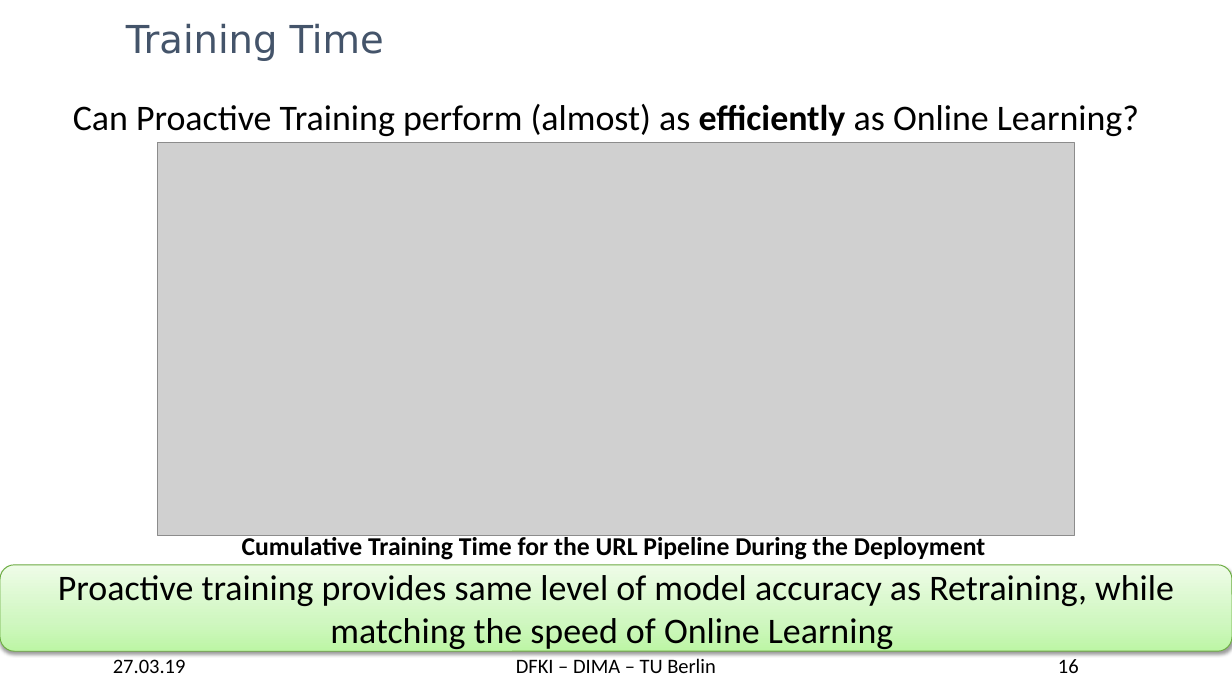
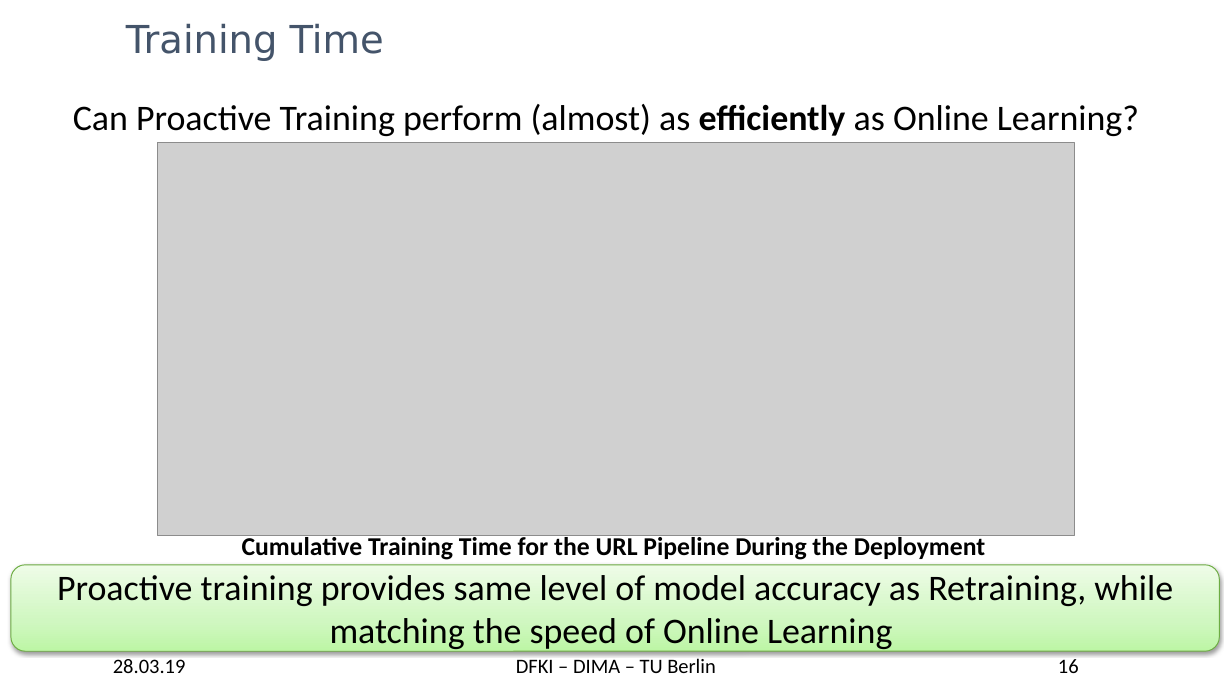
Before and after one commit to TU-Berlin-DIMA/continuous-pipeline-deployment, a slide deck: slide 16 of slides/edbt-2019/edbt-2019.pptx. Drawn at 1232x693 pixels with LibreOffice and Linux fonts; fonts in the diff are those of the drawing; grey boxes stand for pictures; background and template pictures are left out. Boxes give left, top, right and bottom in pixels: in the first picture for what was removed or moved away, otherwise in the second. Text is boxed around its words. In the diff, an @@ line names an element or a change of style, - is before the commit and + after.

```diff
--- a/slides/edbt-2019/edbt-2019.pptx
+++ b/slides/edbt-2019/edbt-2019.pptx
@@ rounded rectangle "Proactive training provides same level ..." resized from (x1=0, y1=565, x2=1232, y2=652) to (x1=11, y1=565, x2=1220, y2=652) @@
@@ text at (x1=113, y1=659, x2=186, y2=673): text changed @@
-27.03.19
+28.03.19
```
Also in this commit, not shown: 32 other slides changed.
